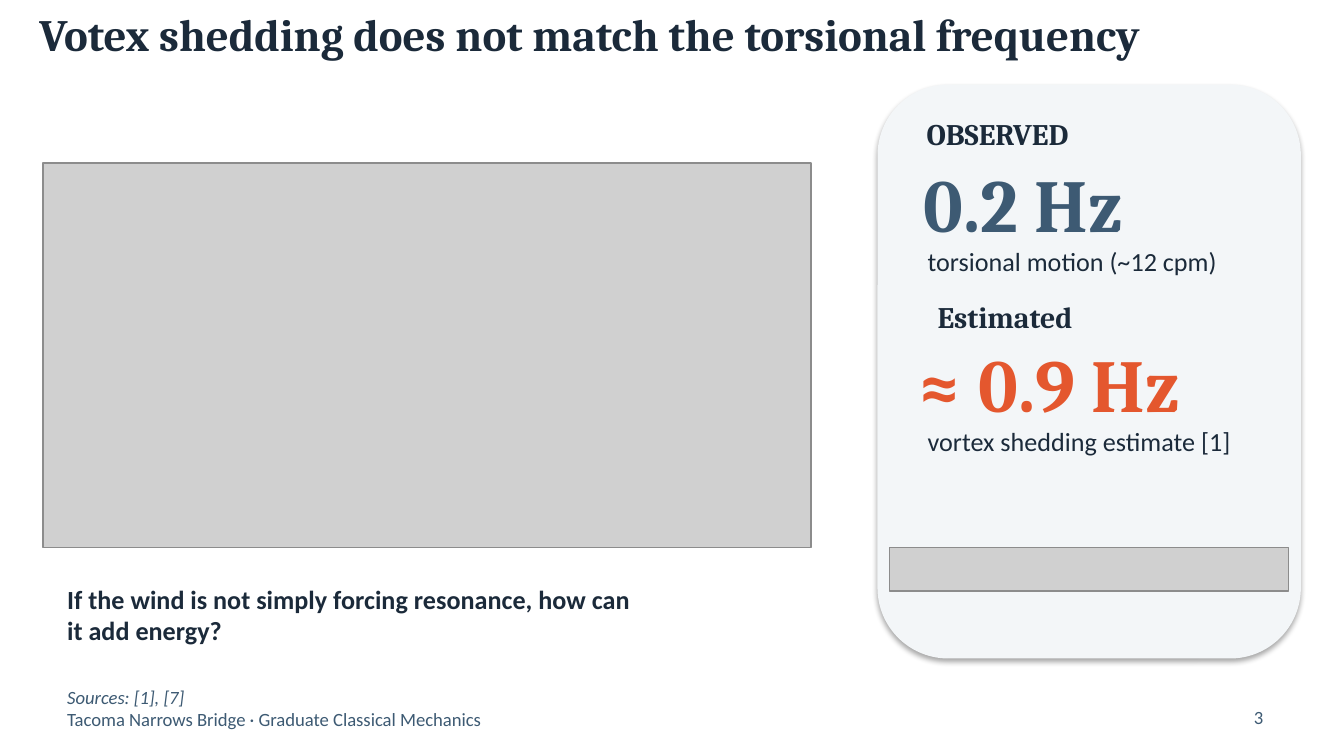
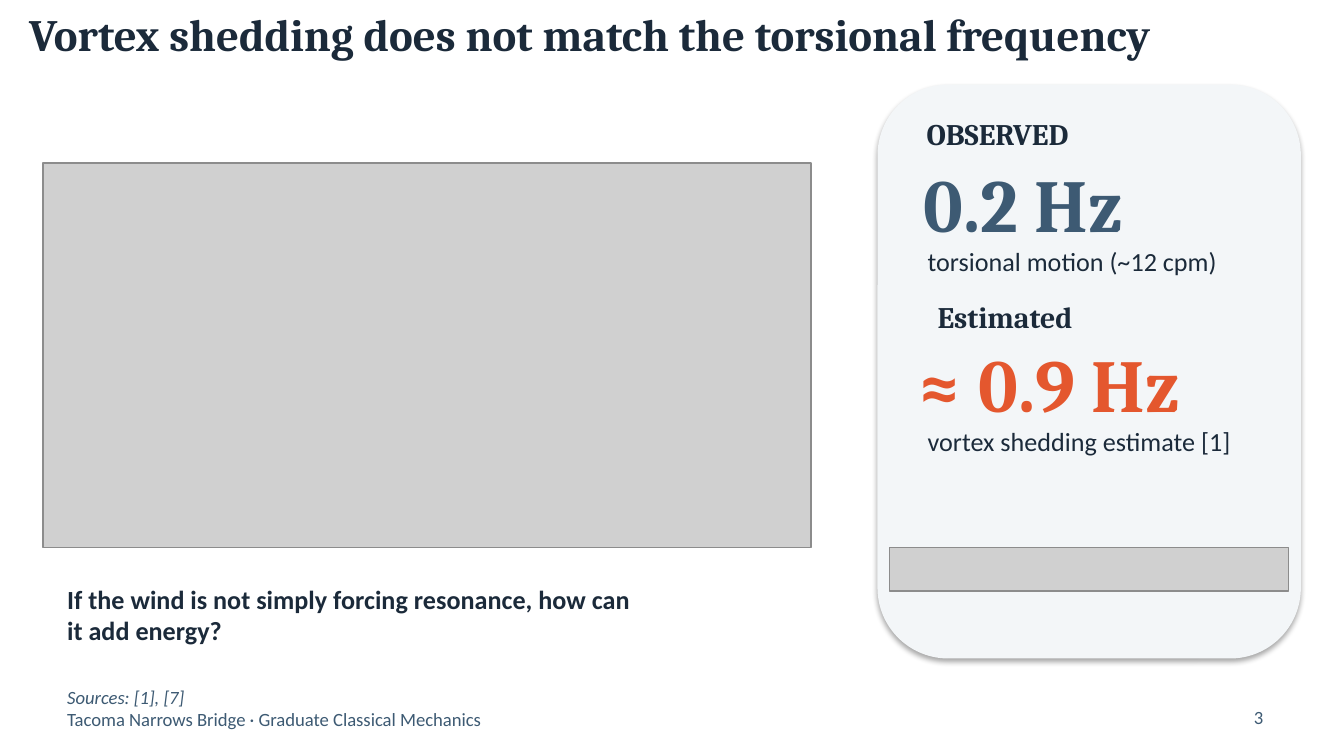
Before and after one commit to Aweymouth13/hwsolutions, a slide deck: slide 3 of PHY5103_classical/presentation/Tacoma Bridge Collapse.pptx. Drawn at 1344x756 pixels with LibreOffice and Linux fonts; fonts in the diff are those of the drawing; grey boxes stand for pictures. Boxes give left, top, right and bottom in pixels: in the first picture for what was removed or moved away, otherwise in the second. Text is boxed around its words. In the diff, an @@ line names an element or a change of style, - is before the commit and + after.

Commit message:
votex--> vortex

```diff
--- a/PHY5103_classical/presentation/Tacoma Bridge Collapse.pptx
+++ b/PHY5103_classical/presentation/Tacoma Bridge Collapse.pptx
@@ title at (x1=29, y1=19, x2=1151, y2=61): text changed @@
-Votex shedding does not match the torsional frequency
+Vortex shedding does not match the torsional frequency
```
Also in this commit, not shown: 1 other file.
